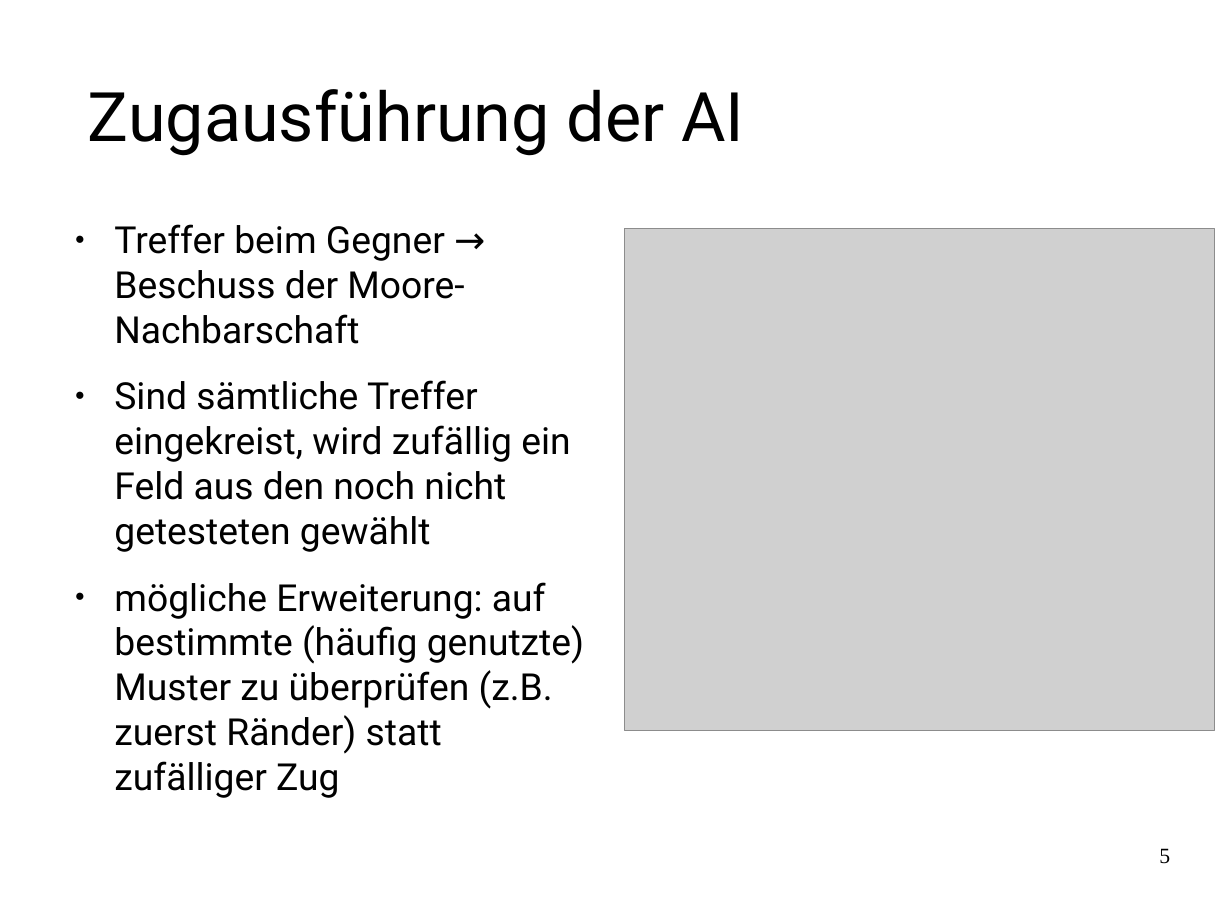
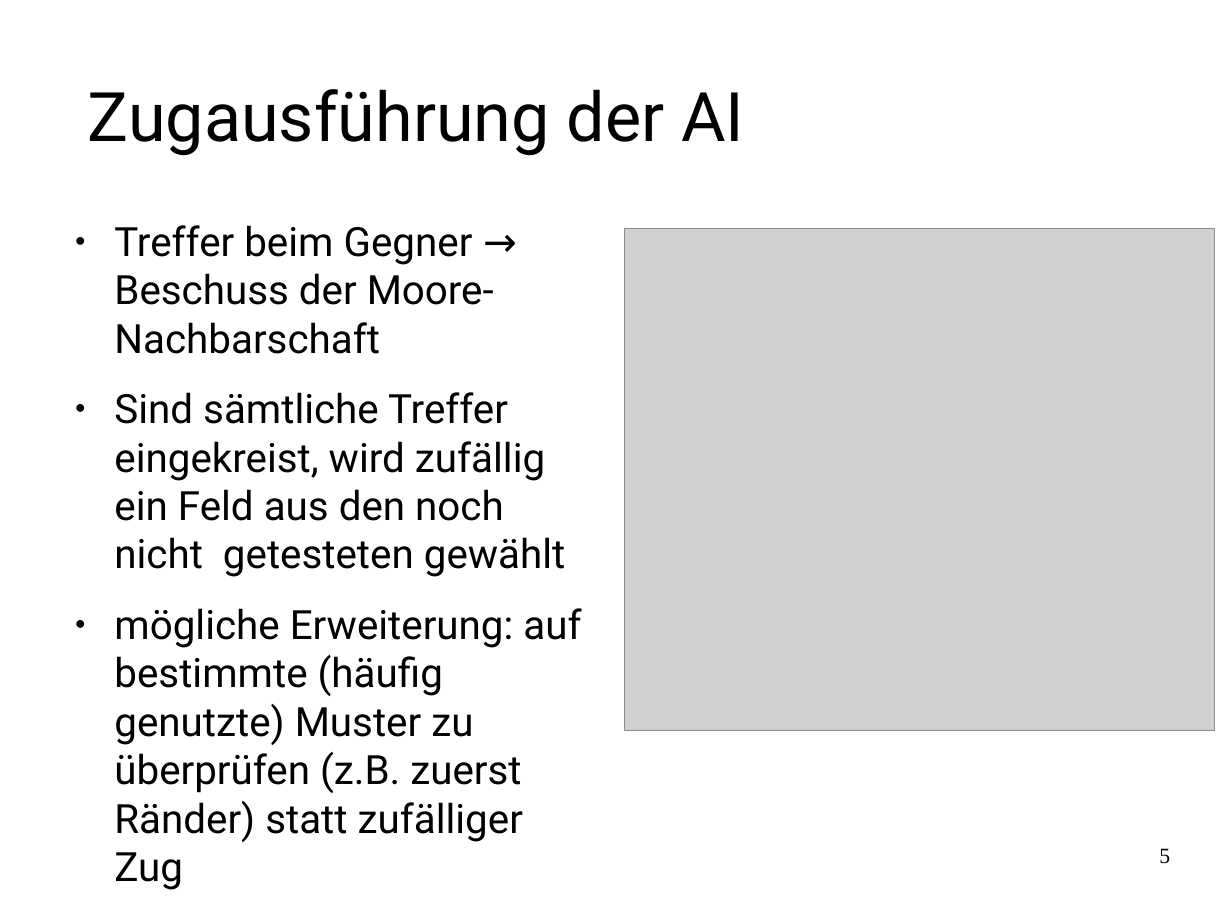
Before and after one commit to FamkeLamberti/battleship-presentation, a slide deck: slide 5 of Abschlusspraesentation_SchiffeVersenken.odp. Drawn at 1232x924 pixels with LibreOffice and Linux fonts; fonts in the diff are those of the drawing; grey boxes stand for pictures. Boxes give left, top, right and bottom in pixels: in the first picture for what was removed or moved away, otherwise in the second. Text is boxed around its words. In the diff, an @@ line names an element or a change of style, - is before the commit and + after.

```diff
--- a/Abschlusspraesentation_SchiffeVersenken.odp
+++ b/Abschlusspraesentation_SchiffeVersenken.odp
@@ text "Treffer beim Gegner → Beschuss ..." at bbox=[114, 225, 581, 842]: size 24.1 to 26 pt @@
```
Also in this commit, not shown: 2 other slides changed, 4 slides added.
